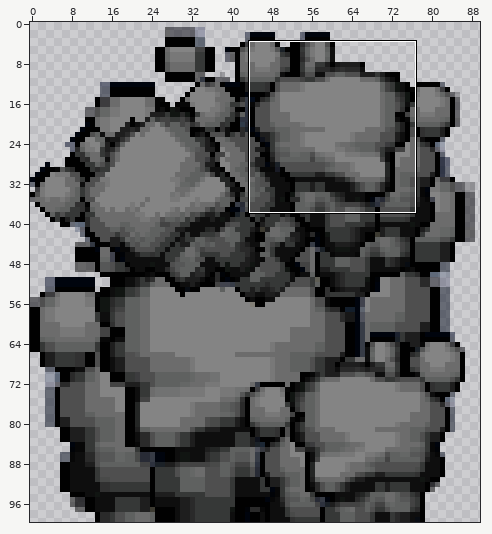
Two versions of one sprite sheet, code/Sprites/Smoke_On/Image6.png. The picture above shows the old version from afar; the outline marks the close-up.
Close-up. First the earlier version:
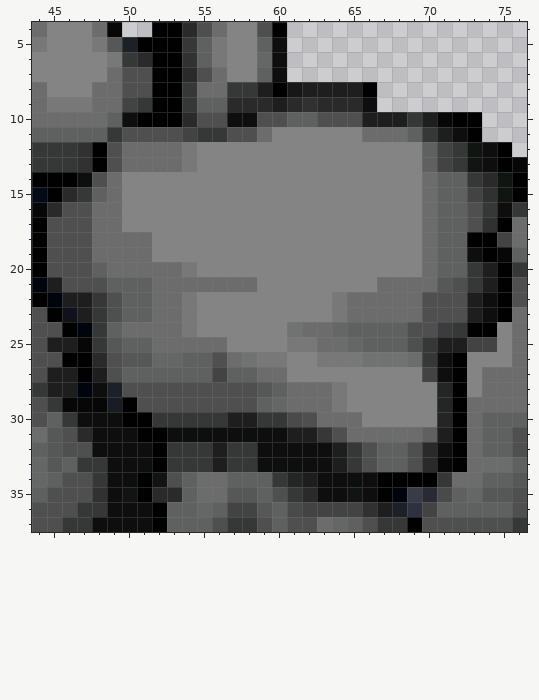
The file is 90x100 pixels. Pixels under 10% opacity are left out. Colours within 5 levels of each other are drawn and written as one. Shown: x 44..76, y 4..37. The commit also changed other parts of the picture, which this record leaves out.
Now the later version:
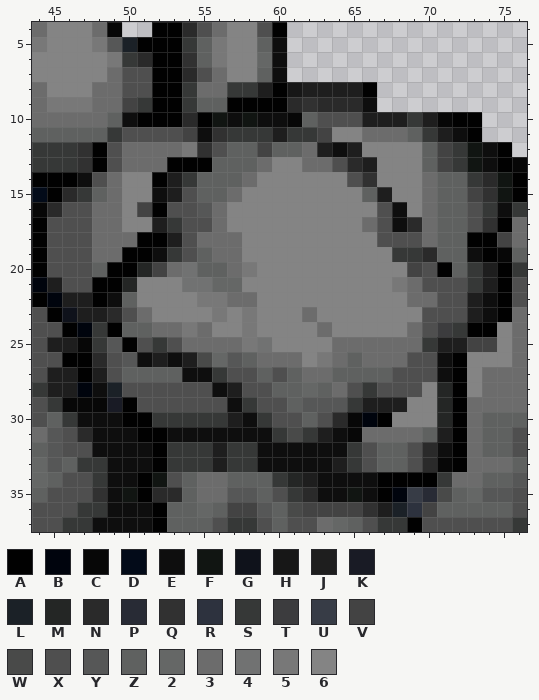
Palette (. is transparent): A #010101  B #00040d  C #070707  D #030b19  E #0e0e0e  F #111512  G #0f121b  H #171717  J #1e1e1e  K #191b25  L #1b2127  M #242625  N #2a2a2a  P #282b35  Q #313131  R #2d323e  S #363837  T #3c3c3e  U #373c46  V #434343  W #494a49  X #4f4f4f  Y #565757  Z #5f6160  2 #656766  3 #6c6c6c  4 #717272  5 #787878  6 #848484
What changed:
Changed rows in their new state; - is an unchanged pixel.
first column x 48:
 9 ---------AAAA-----------
10 -------AF-FEEC----------
11 -------EQSSSJSSV--------
12 -------QXZZVZZ3JEJ------
13 -----AAAZZZ3--33XNJ-----
14 ----AJSZZZ3------XQ-----
15 ----EJXZZ3--------ZJ----
16 ---VAXXY3----------XE---
17 ----JSXX3---------3XEN--
18 ---AAJX333---------XXX--
19 --AAESXZ33----------SSN-
20 -AAMV-4ZZ35----------VXA
21 AAM66644226--------65-XX
22 AE-66665533-----66666-3-
23 JNX3666-5-5---3-666666--
24 -AZZ---3--5--66-666663--
25 --AXSX---354-666-33333--
26 ---EJEJW2YZ333--3Z333XX-
27 ------EESXXZXZ33ZZZZXXX-
28 --------EJ-X-Z2Z3XSXXX--
29 ---------ESXXZYYYSJJJ---
30 ----------E-XXZXNCBA----
31 ------------SWSJEC------
32 ----------------E-------
